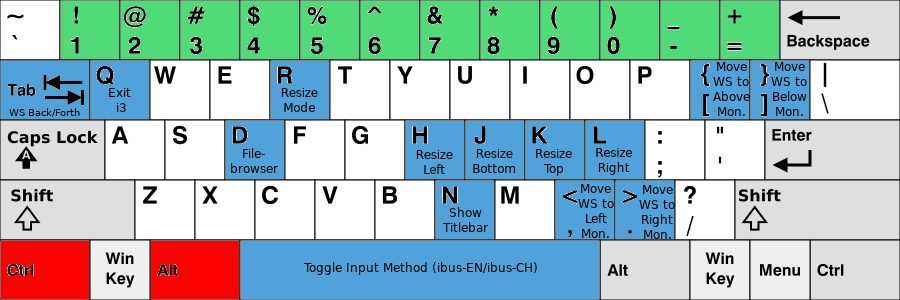
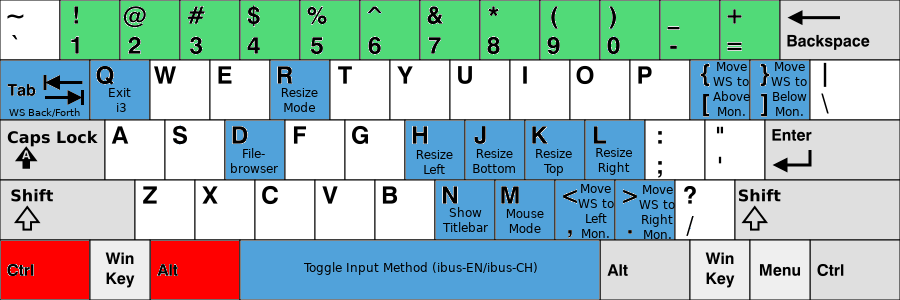
Comparing the layer stacks of the two 900x300 images. Changes:
added layer "Mouse ..." above "Show ..." over [left=506, top=209, right=544, bottom=233]
painted on "KB_United_States-NoAltGr.svg" over [left=496, top=181, right=554, bottom=239]
